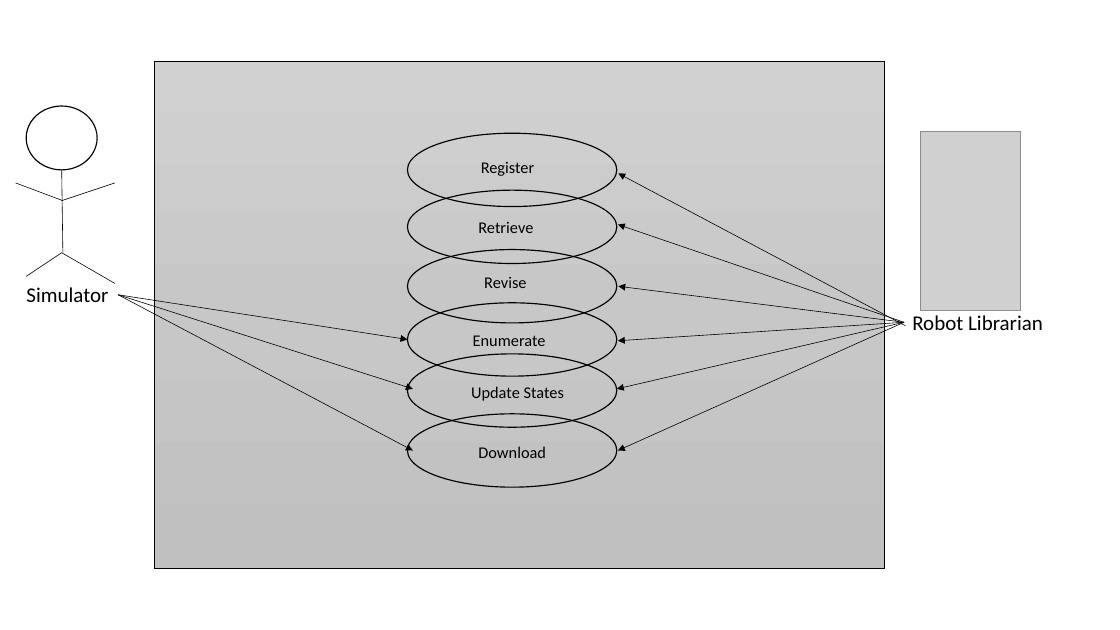
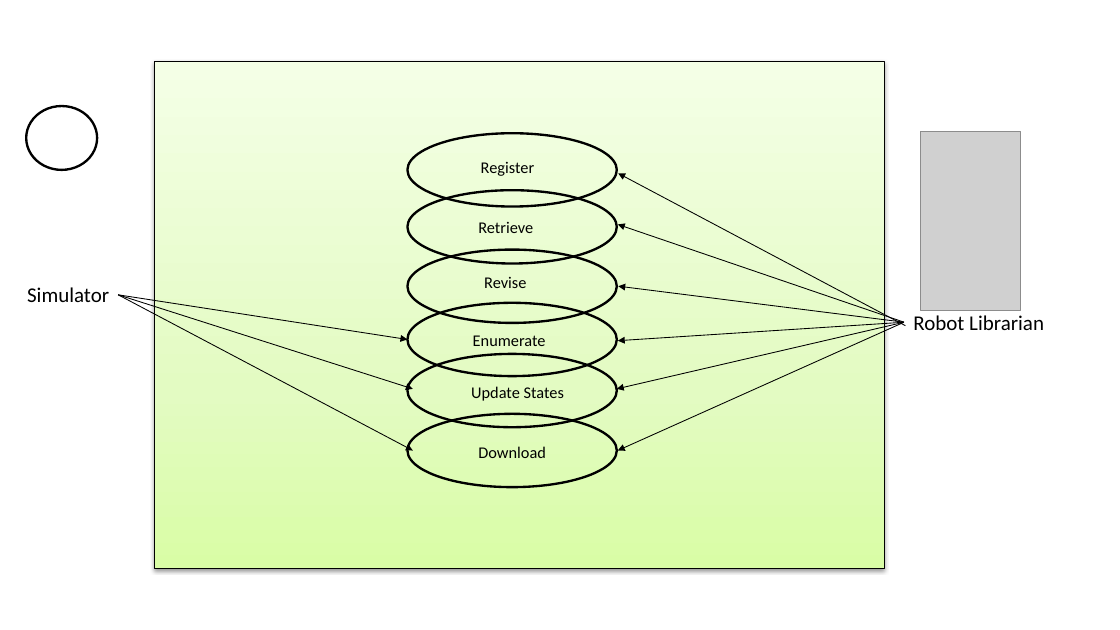
Before and after one commit to LucrativeHippo/BattleBots, a slide deck: slide 2 of doc/requiremnetsPics.pptx. Drawn at 1120x630 pixels with LibreOffice and Linux fonts; fonts in the diff are those of the drawing; grey boxes stand for pictures. Boxes give left, top, right and bottom in pixels: in the first picture for what was removed or moved away, otherwise in the second. Text is boxed around its words. In the diff, an @@ line names an element or a change of style, - is before the commit and + after.

```diff
--- a/doc/requiremnetsPics.pptx
+++ b/doc/requiremnetsPics.pptx
@@ rectangle at (155, 62, 885, 569): fill gradient #D2D2D2 to #C8C8C8 to #C0C0C0 to gradient #DAFDA7 to #E4FCC2 to #F5FFE7; outline #000000 0.5 pt to #000000 0.75 pt; shadow on @@
@@ outline #000000 1 pt to #000000 2 pt in 7 elements at (408, 250, 617, 323), (408, 303, 617, 376), (408, 354, 617, 427), (408, 190, 617, 263), (408, 134, 617, 207), (408, 414, 617, 487), (26, 106, 97, 170) @@
@@ line removed from (61, 170) to (63, 253) @@
@@ arrow (906, 326) - (618, 173): stroke #000000 0.5 pt to #000000 0.75 pt @@
@@ line removed from (63, 201) to (16, 183) @@
@@ line removed from (61, 201) to (115, 183) @@
@@ arrow (904, 323) - (618, 224): stroke #000000 0.5 pt to #000000 0.75 pt @@
@@ line removed from (61, 253) to (26, 276) @@
@@ line removed from (61, 253) to (115, 283) @@
@@ arrow (118, 295) - (413, 389): stroke #000000 0.5 pt to #000000 0.75 pt @@
@@ arrow (118, 295) - (413, 450): stroke #000000 0.5 pt to #000000 0.75 pt @@
@@ arrow (118, 295) - (408, 339): stroke #000000 0.5 pt to #000000 0.75 pt @@
@@ arrow (904, 323) - (618, 287): stroke #000000 0.5 pt to #000000 0.75 pt @@
@@ arrow (904, 323) - (617, 389): stroke #000000 0.5 pt to #000000 0.75 pt @@
@@ arrow (904, 323) - (618, 341): stroke #000000 0.5 pt to #000000 0.75 pt @@
@@ arrow (904, 323) - (618, 450): stroke #000000 0.5 pt to #000000 0.75 pt @@
```
Also in this commit, not shown: 4 other slides changed, 1 other file.
